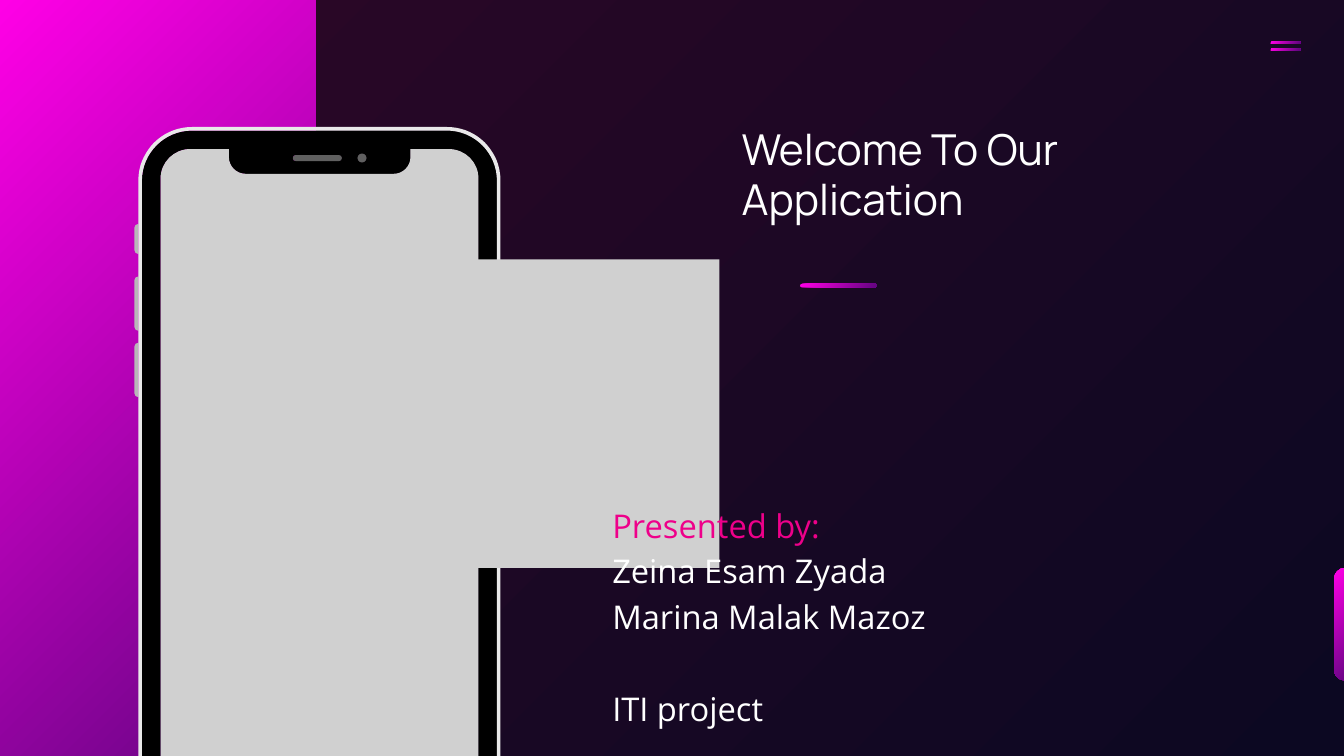
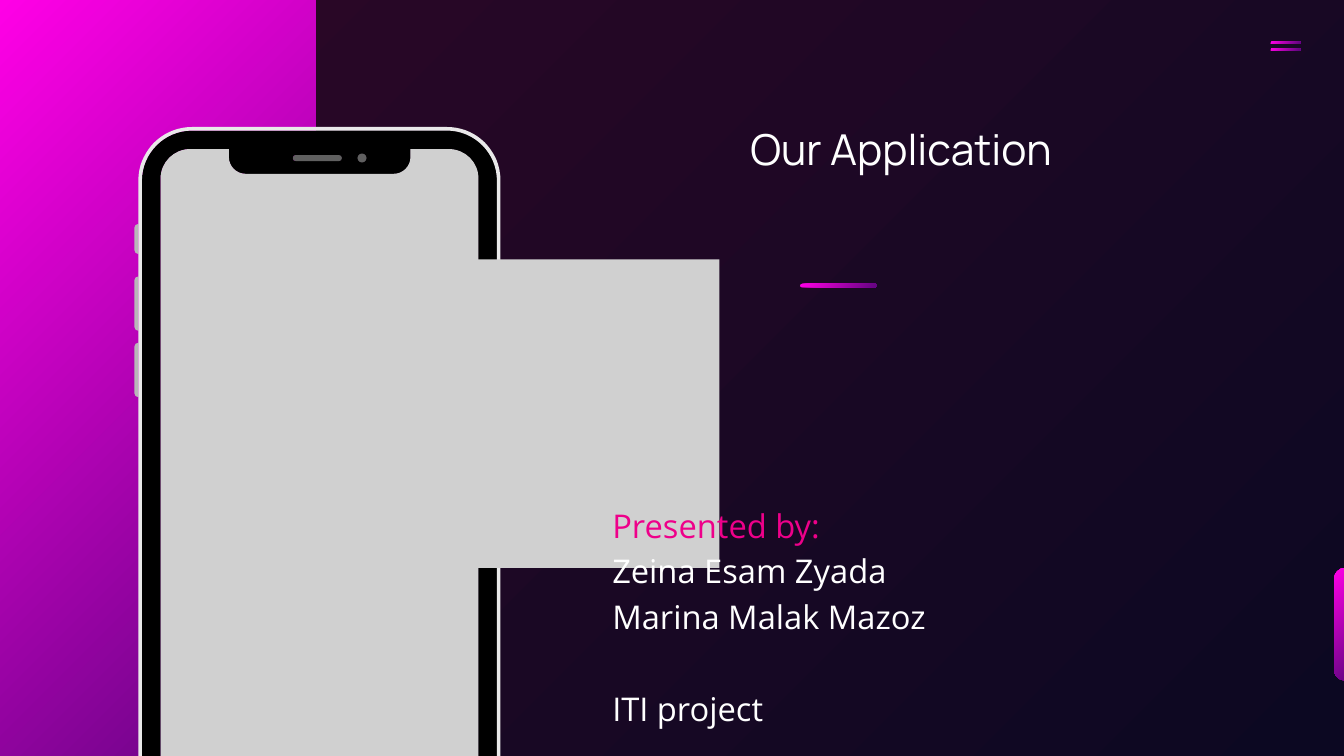
Before and after one commit to marinamalak/ITI-Flutter-Project, a slide deck: slide 1 of Mobile Application Presentation.pptx. Drawn at 1344x756 pixels with LibreOffice and Linux fonts; fonts in the diff are those of the drawing; grey boxes stand for pictures. Boxes give left, top, right and bottom in pixels: in the first picture for what was removed or moved away, otherwise in the second. Text is boxed around its words. In the diff, an @@ line names an element or a change of style, - is before the commit and + after.

```diff
--- a/Mobile Application Presentation.pptx
+++ b/Mobile Application Presentation.pptx
@@ text at (750, 133, 1052, 176): text changed @@
-Welcome To Our Application
+Our Application
```
Also in this commit, not shown: 5 other slides changed, 1 slide added, 7 other files.
